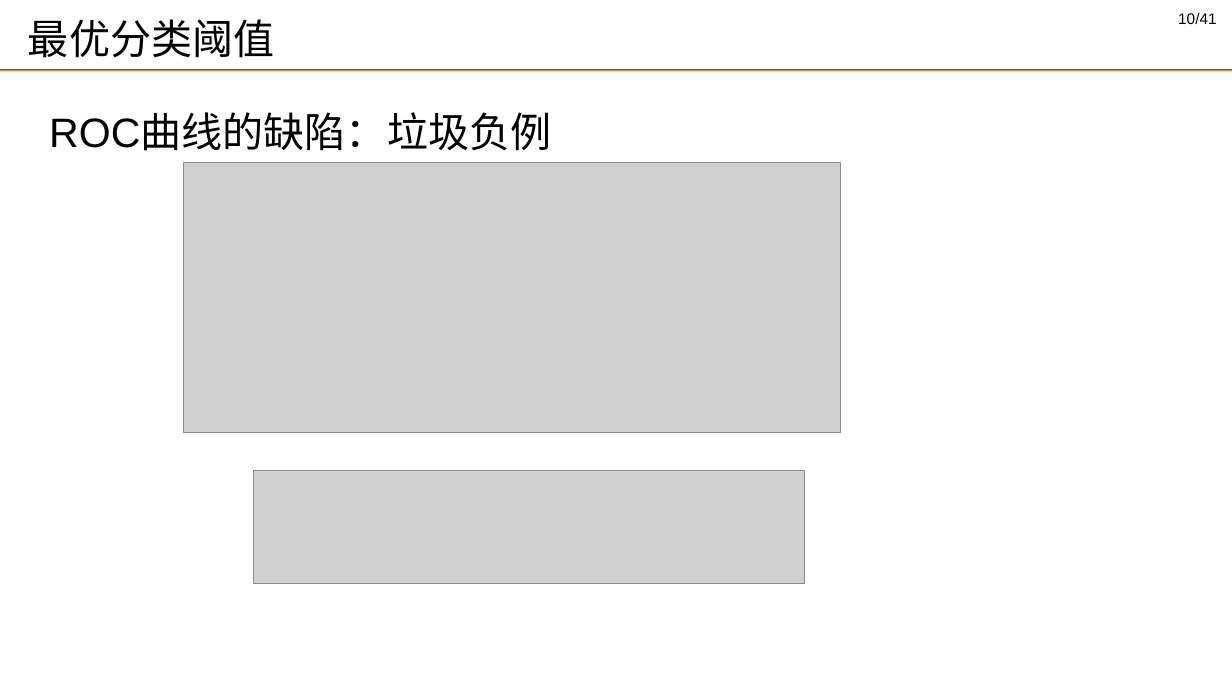
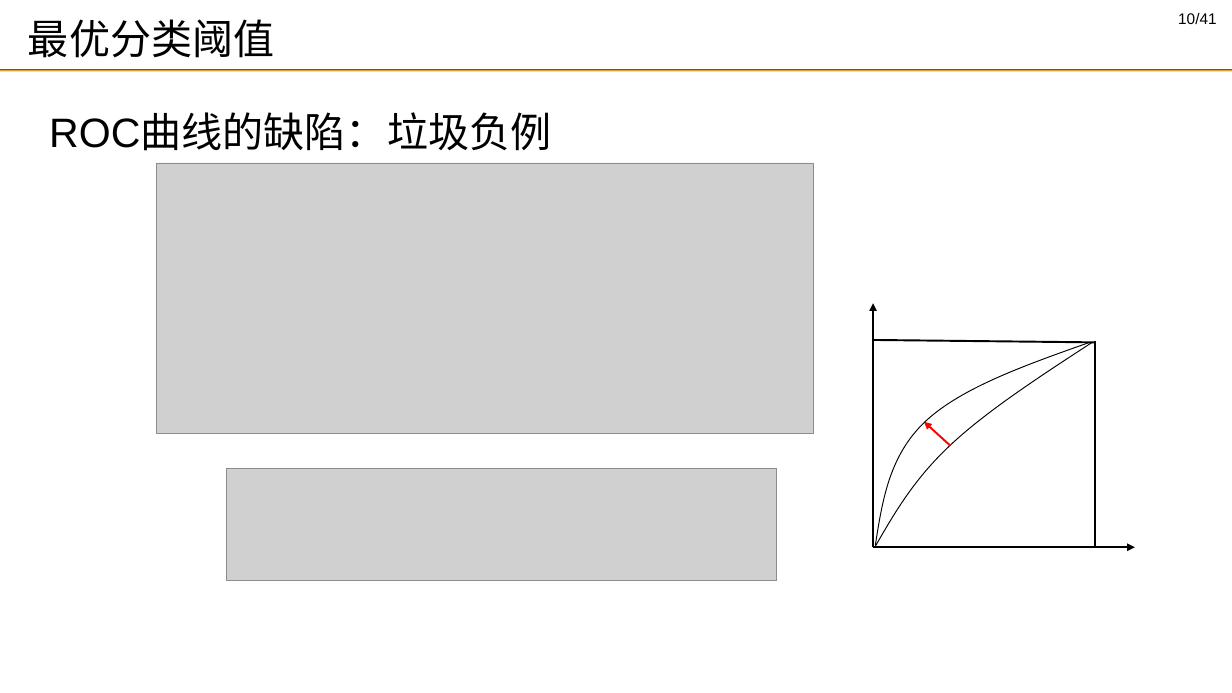
Before and after one commit to DMRookie/finaldesign, a slide deck: slide 10 of 答辩_谢思发_2.pptx. Drawn at 1232x693 pixels with LibreOffice and Linux fonts; fonts in the diff are those of the drawing; grey boxes stand for pictures; background and template pictures are left out. Boxes give left, top, right and bottom in pixels: in the first picture for what was removed or moved away, otherwise in the second. Text is boxed around its words. In the diff, an @@ line names an element or a change of style, - is before the commit and + after.

Commit message:
v1

```diff
--- a/答辩_谢思发_2.pptx
+++ b/答辩_谢思发_2.pptx
@@ picture: place and size @@
-picture at [184,163,841,433]
+picture at [156,163,813,433]
@@ freeform shape added at [875,343,1092,547], outline #000000 0.75 pt @@
@@ freeform shape added at [875,343,1090,545], outline #000000 0.75 pt @@
@@ group added at [873,303,1135,547]: 2 arrows, 2 lines @@
@@ arrow added from (950, 445) to (924, 421), #FF0000 1.5 pt @@
@@ picture: place and size @@
-picture at [254,470,805,583]
+picture at [226,469,777,581]
```
Also in this commit, not shown: 4 other slides changed, 4 slides removed.
